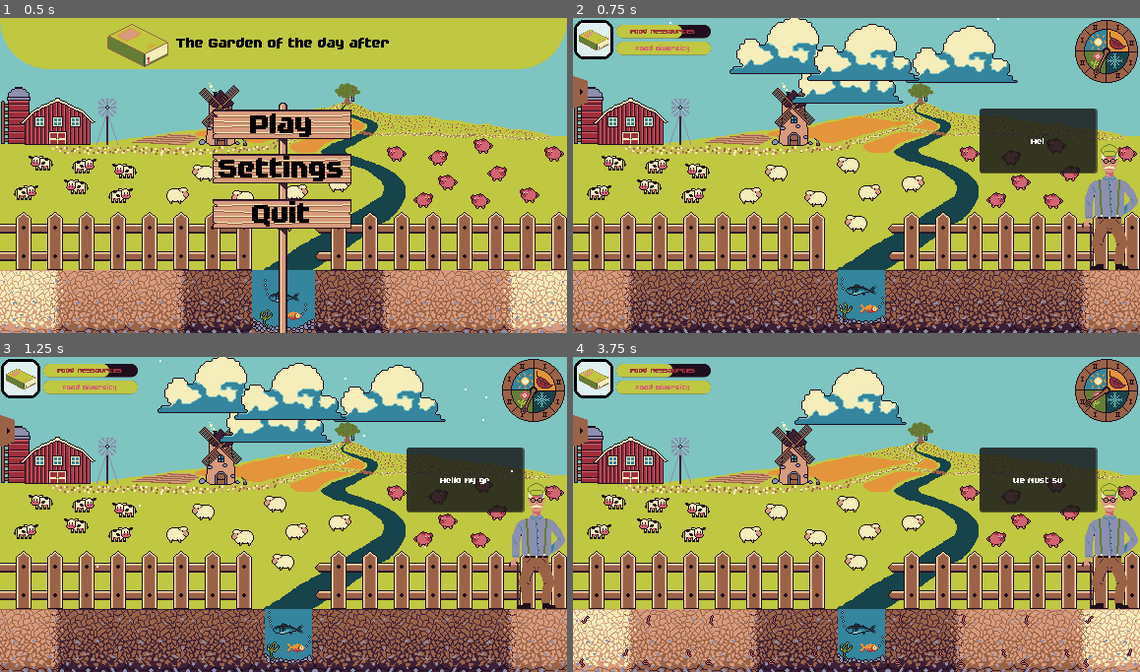
Above: before the commit, frames 1-4 (two rows, left to right).
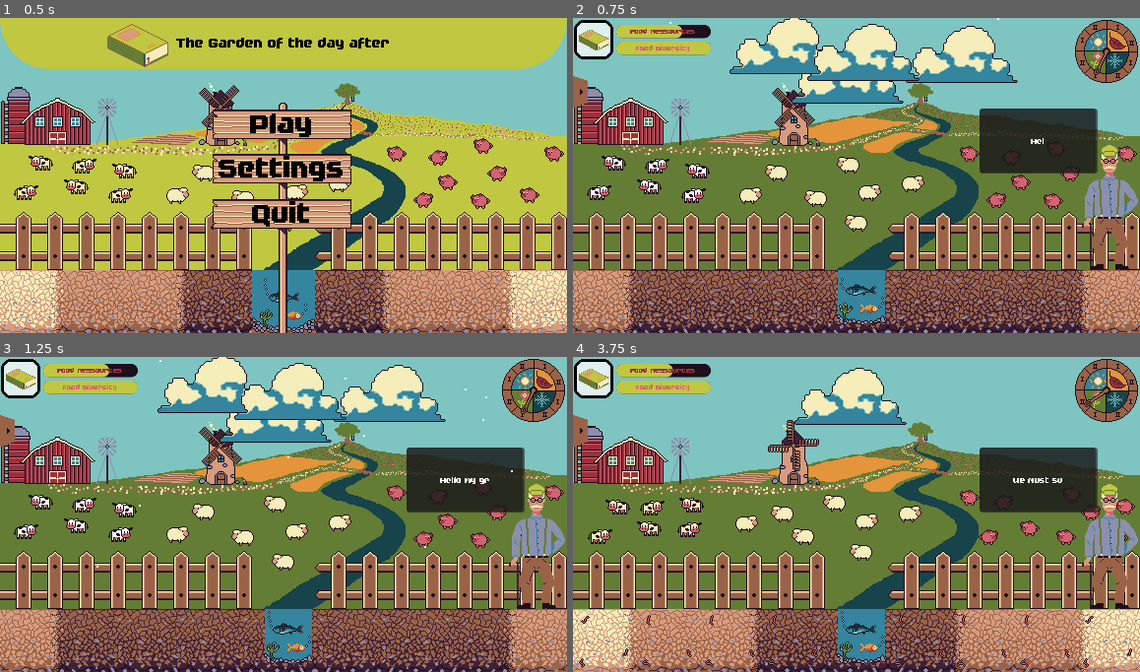
Above: after the commit, the same moments.

Repository: JustAlternate/Regenerative_Game_Jam
Game: Godot game, scene res://Scenes/menu.tscn
Same seed, same stepped clock (60 frames per second), same inputs: the game is played once before the commit and once after it.
Inputs (mouse positions are in pixels of both pictures, inside the frame that each line leads up to):
- Up to frame 1 (0.5 s): no input
- Up to frame 2 (0.75 s): click "Play" at 0.5 s
- Up to frame 3 (1.25 s): no input
- Up to frame 4 (3.75 s): click (590, 429) at 1.25 s; click (1037, 479) at 2.02 s; click (1105, 388) at 2.75 s; click (590, 429) at 3.5 s

Frame 1 is identical in both runs. In frame 2, 23% of the frame differs, in the area x 0-100%, y 21-80%; in frame 3, 23%; in frame 4, 26%, in the area x 0-100%, y 20-80%.

Commit message:
Animation décor implémentée

Diff:
--- a/Scenes/home.tscn
+++ b/Scenes/home.tscn
@@ -1,20 +1,17 @@
-[gd_scene load_steps=29 format=3 uid="uid://cux0ivx6exq1b"]
+[gd_scene load_steps=42 format=3 uid="uid://cux0ivx6exq1b"]
 
 [ext_resource type="PackedScene" uid="uid://dftuedx82aneu" path="res://Scenes/encyclopedia.tscn" id="1_1gyia"]
 [ext_resource type="Script" path="res://Scripts/Game.gd" id="1_mivhc"]
 [ext_resource type="PackedScene" uid="uid://du2q4bvo17ea" path="res://Scenes/dialogue_grand_pere.tscn" id="2_005re"]
-[ext_resource type="Texture2D" uid="uid://chtvt0u57khvi" path="res://Assets/Plant/sprite-case-eau-centre-animé.png" id="2_bqiwa"]
-[ext_resource type="Texture2D" uid="uid://cqemdebiu2vyn" path="res://Assets/Plant/background-automne.png" id="2_pi25p"]
-[ext_resource type="Texture2D" uid="uid://c3wmlok5t45pt" path="res://Assets/Plant/case-eau-centre-transparent.png" id="2_yhosm"]
-[ext_resource type="Texture2D" uid="uid://bjwcvxhdyymu" path="res://Assets/Plant/background-printemps.png" id="3_lswv8"]
-[ext_resource type="Texture2D" uid="uid://baekq7aujb1pc" path="res://Assets/Plant/background-ete.png" id="4_2d7xi"]
+[ext_resource type="Texture2D" uid="uid://ci8m2wxpa45u0" path="res://Assets/Plant/sprite-case-eau-centre-animé.png" id="2_bqiwa"]
+[ext_resource type="Texture2D" uid="uid://dsrtwu3k6cq3m" path="res://Assets/Plant/case-eau-centre-transparent.png" id="2_yhosm"]
+[ext_resource type="Texture2D" uid="uid://bxdxqds5x3fdu" path="res://Assets/Plant/background-animé.png" id="4_7lsg4"]
 [ext_resource type="PackedScene" uid="uid://cpc1baduxkefv" path="res://Scenes/seed_drawer.tscn" id="4_fw8ti"]
 [ext_resource type="PackedScene" uid="uid://slb4mijat6jh" path="res://Scenes/clock.tscn" id="5_gjtvy"]
-[ext_resource type="Texture2D" uid="uid://dyj33o55lscxg" path="res://Assets/Plant/background-hiver.png" id="5_l38m1"]
 [ext_resource type="PackedScene" uid="uid://c751d7ivsjn33" path="res://Scenes/meteo.tscn" id="6_2mes2"]
 [ext_resource type="PackedScene" uid="uid://c5fwrbut46wua" path="res://Scenes/plante.tscn" id="6_5hxrd"]
-[ext_resource type="Texture2D" uid="uid://cm5b0440ki4dm" path="res://Assets/sprites/dirt-moist.png" id="8_dmgkt"]
-[ext_resource type="Texture2D" uid="uid://bfan0jrfsep6l" path="res://Assets/sprites/dirt-soaked.png" id="9_2h3e1"]
+[ext_resource type="Texture2D" uid="uid://dq1f0ra5bpicr" path="res://Assets/sprites/dirt-moist.png" id="8_dmgkt"]
+[ext_resource type="Texture2D" uid="uid://ddox0qv3u5snp" path="res://Assets/sprites/dirt-soaked.png" id="9_2h3e1"]
 [ext_resource type="PackedScene" uid="uid://cv2dfr0drakgr" path="res://Scenes/objectives.tscn" id="16_5d8l5"]
 [ext_resource type="Script" path="res://Scripts/UI.gd" id="16_yoaqu"]
 
@@ -87,39 +84,139 @@
 "speed": 5.0
 }]
 
+[sub_resource type="AtlasTexture" id="AtlasTexture_vidop"]
+atlas = ExtResource("4_7lsg4")
+region = Rect2(1152, 512, 576, 256)
+
+[sub_resource type="AtlasTexture" id="AtlasTexture_kwyg0"]
+atlas = ExtResource("4_7lsg4")
+region = Rect2(0, 768, 576, 256)
+
+[sub_resource type="AtlasTexture" id="AtlasTexture_0lbjt"]
+atlas = ExtResource("4_7lsg4")
+region = Rect2(576, 768, 576, 256)
+
+[sub_resource type="AtlasTexture" id="AtlasTexture_nxje4"]
+atlas = ExtResource("4_7lsg4")
+region = Rect2(1152, 768, 576, 256)
+
+[sub_resource type="AtlasTexture" id="AtlasTexture_u1s74"]
+atlas = ExtResource("4_7lsg4")
+region = Rect2(576, 256, 576, 256)
+
+[sub_resource type="AtlasTexture" id="AtlasTexture_85m1t"]
+atlas = ExtResource("4_7lsg4")
+region = Rect2(1152, 256, 576, 256)
+
+[sub_resource type="AtlasTexture" id="AtlasTexture_3rvki"]
+atlas = ExtResource("4_7lsg4")
+region = Rect2(0, 512, 576, 256)
+
+[sub_resource type="AtlasTexture" id="AtlasTexture_jfwpc"]
+atlas = ExtResource("4_7lsg4")
+region = Rect2(576, 512, 576, 256)
+
+[sub_resource type="AtlasTexture" id="AtlasTexture_nvqc6"]
+atlas = ExtResource("4_7lsg4")
+region = Rect2(0, 0, 576, 256)
+
+[sub_resource type="AtlasTexture" id="AtlasTexture_p5y4w"]
+atlas = ExtResource("4_7lsg4")
+region = Rect2(576, 0, 576, 256)
+
+[sub_resource type="AtlasTexture" id="AtlasTexture_vvrs4"]
+atlas = ExtResource("4_7lsg4")
+region = Rect2(1152, 0, 576, 256)
+
+[sub_resource type="AtlasTexture" id="AtlasTexture_fvmks"]
+atlas = ExtResource("4_7lsg4")
+region = Rect2(0, 256, 576, 256)
+
+[sub_resource type="AtlasTexture" id="AtlasTexture_iwxij"]
+atlas = ExtResource("4_7lsg4")
+region = Rect2(0, 1024, 576, 256)
+
+[sub_resource type="AtlasTexture" id="AtlasTexture_0rs8l"]
+atlas = ExtResource("4_7lsg4")
+region = Rect2(576, 1024, 576, 256)
+
+[sub_resource type="AtlasTexture" id="AtlasTexture_ceyb1"]
+atlas = ExtResource("4_7lsg4")
+region = Rect2(1152, 1024, 576, 256)
+
+[sub_resource type="AtlasTexture" id="AtlasTexture_ua7rr"]
+atlas = ExtResource("4_7lsg4")
+region = Rect2(0, 1280, 576, 256)
+
 [sub_resource type="SpriteFrames" id="SpriteFrames_6c8pp"]
 animations = [{
 "frames": [{
 "duration": 1.0,
-"texture": ExtResource("2_pi25p")
+"texture": SubResource("AtlasTexture_vidop")
+}, {
+"duration": 1.0,
+"texture": SubResource("AtlasTexture_kwyg0")
+}, {
+"duration": 1.0,
+"texture": SubResource("AtlasTexture_0lbjt")
+}, {
+"duration": 1.0,
+"texture": SubResource("AtlasTexture_nxje4")
 }],
 "loop": true,
 "name": &"fall",
-"speed": 5.0
-}, {
-"frames": [{
-"duration": 1.0,
-"texture": ExtResource("3_lswv8")
+"speed": 1.0
+}, {
+"frames": [{
+"duration": 1.0,
+"texture": SubResource("AtlasTexture_u1s74")
+}, {
+"duration": 1.0,
+"texture": SubResource("AtlasTexture_85m1t")
+}, {
+"duration": 1.0,
+"texture": SubResource("AtlasTexture_3rvki")
+}, {
+"duration": 1.0,
+"texture": SubResource("AtlasTexture_jfwpc")
 }],
 "loop": true,
 "name": &"spring",
-"speed": 5.0
-}, {
-"frames": [{
-"duration": 1.0,
-"texture": ExtResource("4_2d7xi")
+"speed": 1.0
+}, {
+"frames": [{
+"duration": 1.0,
+"texture": SubResource("AtlasTexture_nvqc6")
+}, {
+"duration": 1.0,
+"texture": SubResource("AtlasTexture_p5y4w")
+}, {
+"duration": 1.0,
+"texture": SubResource("AtlasTexture_vvrs4")
+}, {
+"duration": 1.0,
+"texture": SubResource("AtlasTexture_fvmks")
 }],
 "loop": true,
 "name": &"summer",
-"speed": 5.0
-}, {
-"frames": [{
-"duration": 1.0,
-"texture": ExtResource("5_l38m1")
+"speed": 1.0
+}, {
+"frames": [{
+"duration": 1.0,
+"texture": SubResource("AtlasTexture_iwxij")
+}, {
+"duration": 1.0,
+"texture": SubResource("AtlasTexture_0rs8l")
+}, {
+"duration": 1.0,
+"texture": SubResource("AtlasTexture_ceyb1")
+}, {
+"duration": 1.0,
+"texture": SubResource("AtlasTexture_ua7rr")
 }],
 "loop": true,
 "name": &"winter",
-"speed": 5.0
+"speed": 1.0
 }]
 
 [sub_resource type="SpriteFrames" id="SpriteFrames_hjora"]
@@ -158,7 +255,7 @@
 texture_filter = 1
 position = Vector2(288, 128)
 sprite_frames = SubResource("SpriteFrames_6c8pp")
-animation = &"fall"
+animation = &"winter"
 
 [node name="DirtBehindRiver" type="AnimatedSprite2D" parent="Game/background"]
 show_behind_parent = true
--- a/Scripts/Game.gd
+++ b/Scripts/Game.gd
@@ -12,6 +12,7 @@
 func _ready():
 	GlobalVariables.game_state = "playing"
 	$background/riviere.play("default")
+	$background/AnimatedSprite2D.play()
 	Input.set_custom_mouse_cursor(arrow_game)
 	pass # Replace with function body
 
